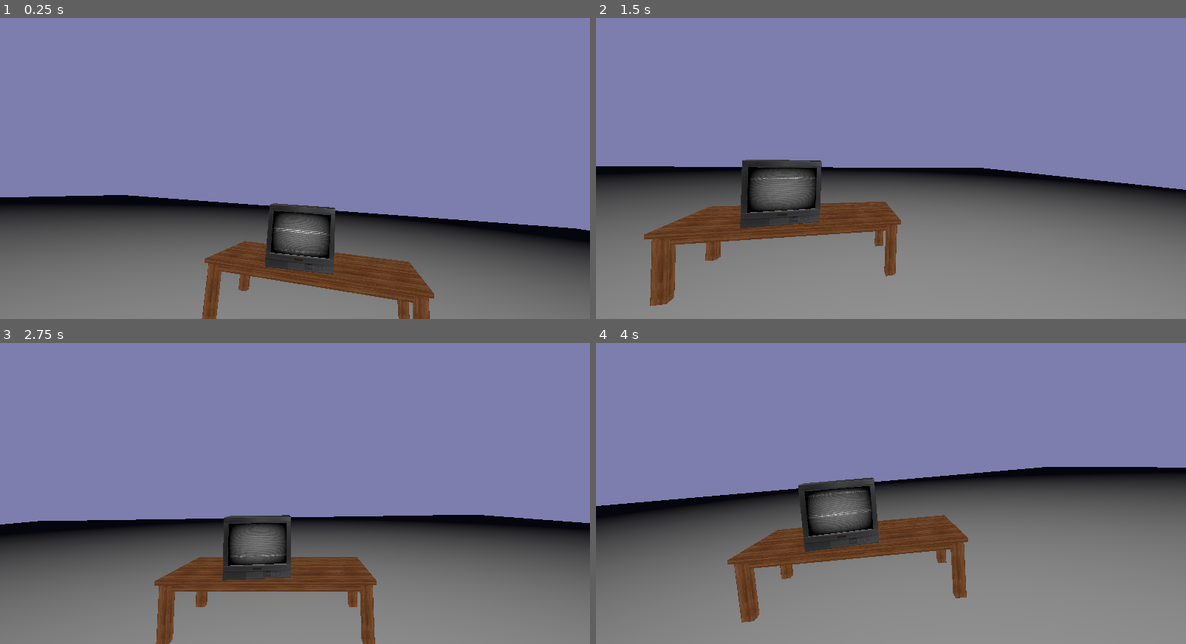
Above: before the commit, frames 1-4 (two rows, left to right).
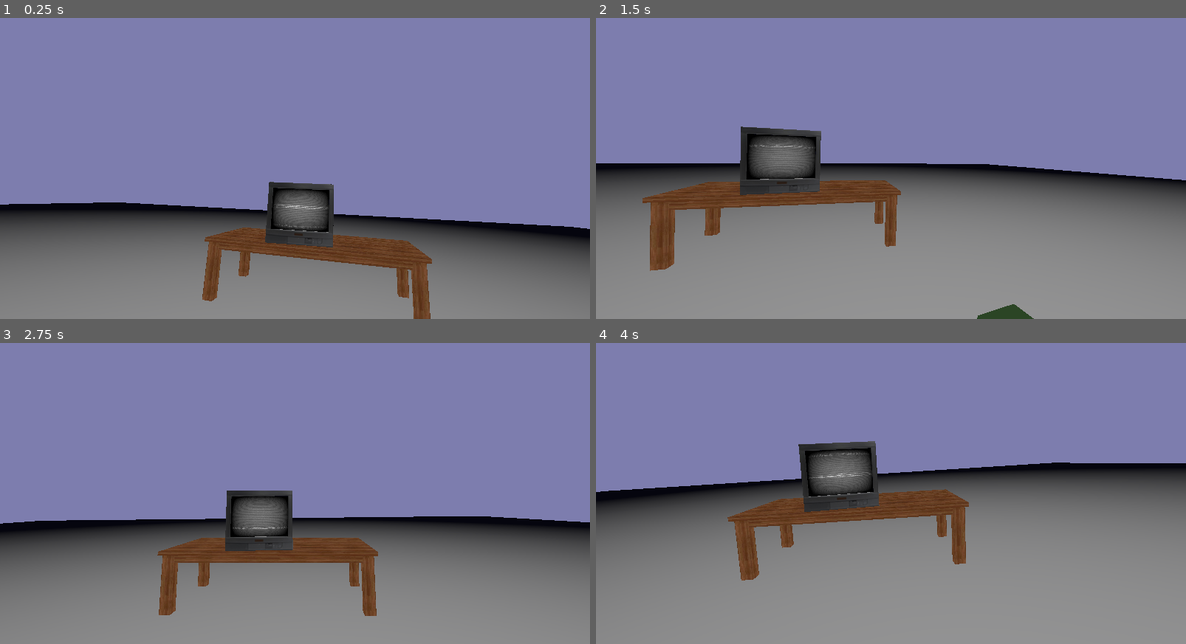
Above: after the commit, the same moments.

Repository: stillclub/Channel-Static
Game: Godot game, scene res://Main.tscn
Same seed, same stepped clock (60 frames per second), same inputs: the game is played once before the commit and once after it. Video files are missing from this copy of the repository; at most half a second of black plays in their place.
Inputs (mouse positions are in pixels of both pictures, inside the frame that each line leads up to):
- Up to frame 1 (0.25 s): no input
- Up to frame 2 (1.5 s): move the mouse to (1020, 135) at 0.52 s; hold D (Right) 0.53-1.28 s; tap W (Front) at 0.6, 1.35 s; move the mouse to (773, 168) at 1.27 s; hold S (Back) from 1.28 s (still down)
- Up to frame 3 (2.75 s): move the mouse to (354, 406) at 2.02 s; release S (Back) at 2.03 s; hold D (Right) from 2.03 s (still down); tap W (Front) at 2.1 s
- Up to frame 4 (4 s): move the mouse to (861, 544) at 2.77 s; tap W (Front) at 2.85, 3.6 s; move the mouse to (1068, 526) at 3.52 s; release D (Right) at 3.53 s; hold A (Left) from 3.53 s (still down)

The runs differ from the first frame. In frame 1, 8.4% of the frame differs, in the area x 0-100%, y 54-100%; in frame 2, 15%; in frame 3, 7.6%; in frame 4, 18%, in the area x 0-100%, y 32-93%.

Commit message:
Update Main.tscn

Diff:
--- a/Main.tscn
+++ b/Main.tscn
@@ -79,7 +79,7 @@
 mesh = SubResource("PlaneMesh_rxg2q")
 
 [node name="CharacterBody3D" parent="." instance=ExtResource("1_glv2v")]
-transform = Transform3D(1, 0, 0, 0, 1.14452, 0, 0, 0, 1, -0.0340281, 1.65148, -0.212939)
+transform = Transform3D(1, 0, 0, 0, 0.835976, 0, 0, 0, 0.89696, -0.0340281, 1.29517, -0.212939)
 bob_speed = 3.0
 debug_prints = false
 
